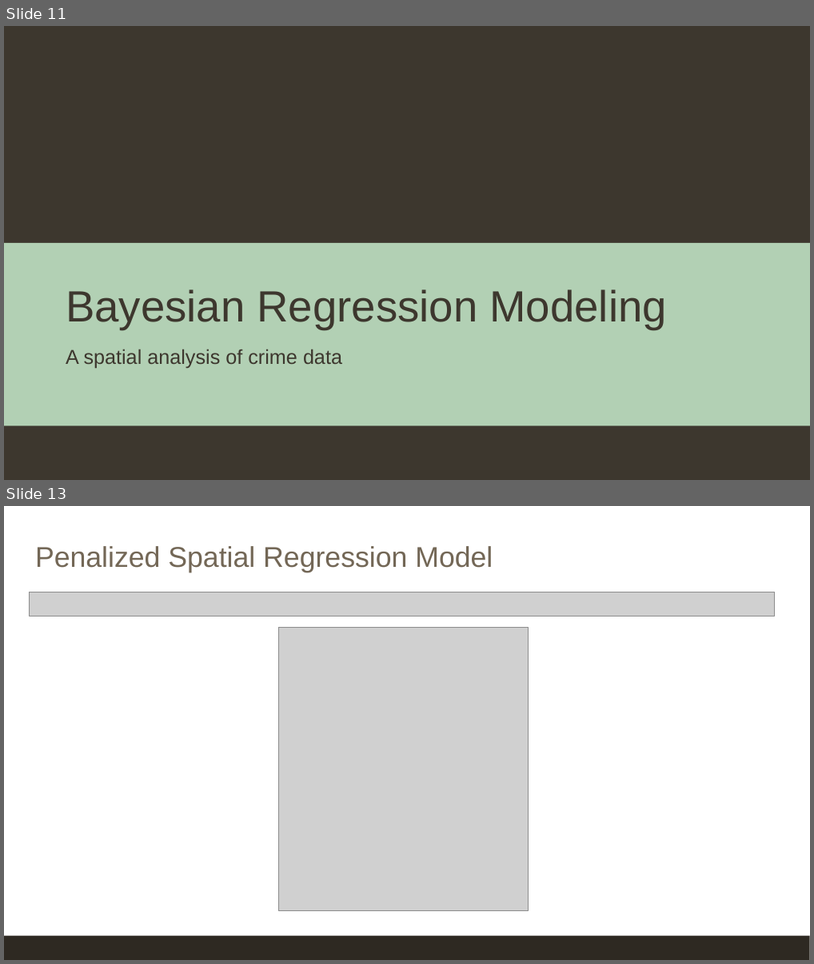
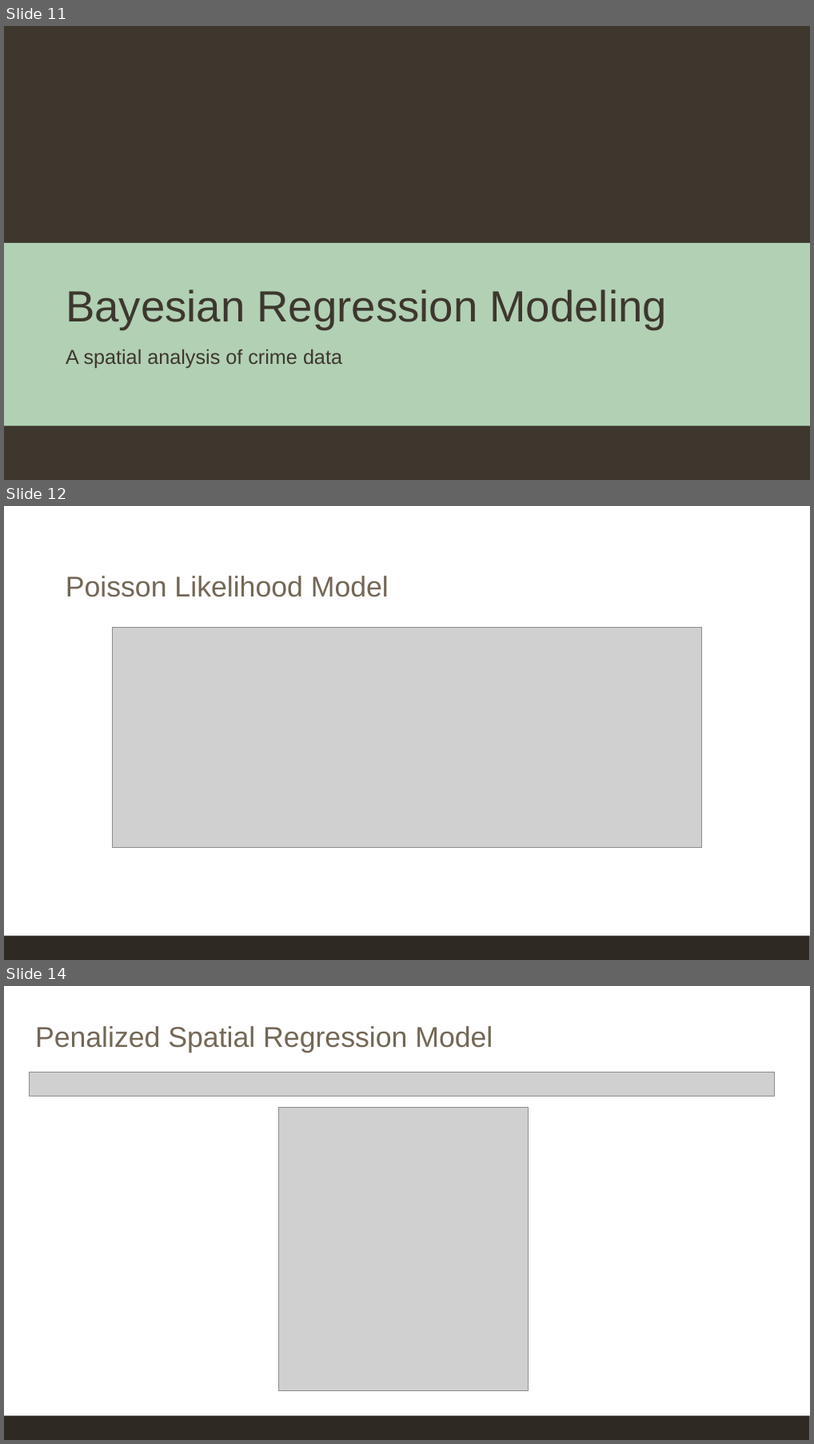
Before and after one commit to EEPlei/Americas-Warzone-Class-Project, a slide deck: Slides/final_slides.pptx. Shown one above the other, each under a label of ours: slides 11 and 13 before the commit, slides 11, 12 and 14 after it; the slides between them are not shown. The pictures are 814x964 and 814x1444 pixels, drawn with LibreOffice and Linux fonts; fonts in the diff are those of the drawing; grey boxes stand for pictures; background and template pictures are left out. Boxes give left, top, right and bottom in pixels: in the first picture for what was removed or moved away, otherwise in the second. Text is boxed around its words. In the diff, an @@ line names an element or a change of style, - is before the commit and + after.

Commit message:
Slides updated a little

```diff
--- a/Slides/final_slides.pptx
+++ b/Slides/final_slides.pptx
@@ slide 12 added at (x1=4, y1=506, x2=810, y2=960), background #FFFFFF; not listed: 1 template element that a slide beside it also shows @@
@@ title added at (x1=66, y1=576, x2=389, y2=597), 34 pt, text #736756 @@
+Poisson Likelihood Model
@@ picture added at (x1=112, y1=627, x2=702, y2=847) @@
@@ what was slide 13 is now slide 14 @@
```
Also in this commit, not shown: 2 slides changed.
